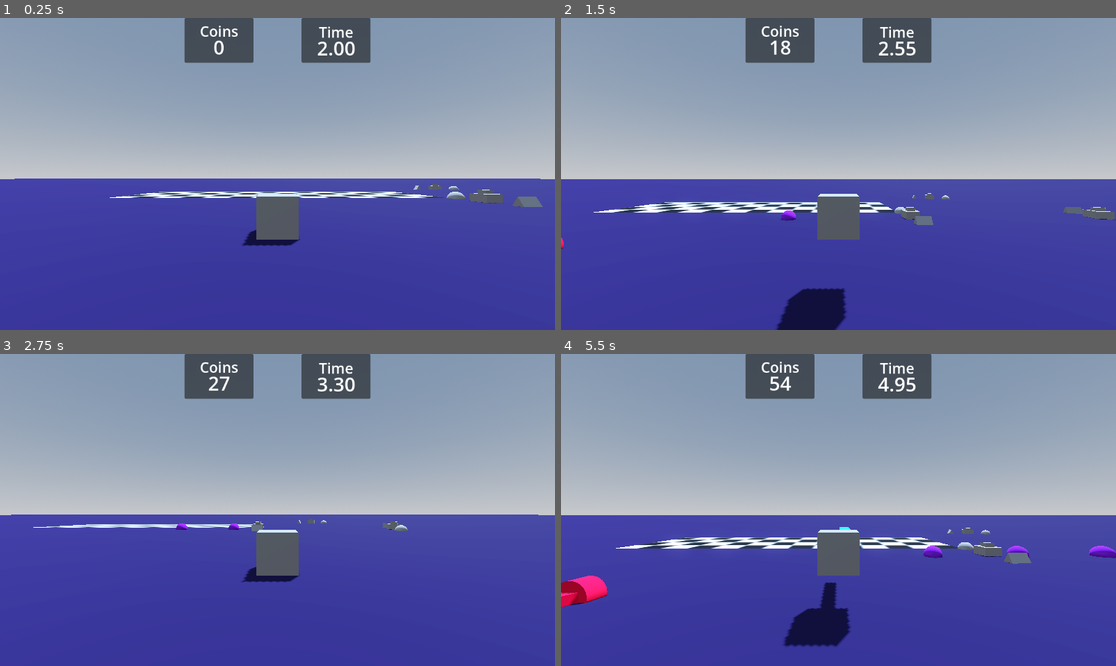
Above: before the commit, frames 1-4 (two rows, left to right).
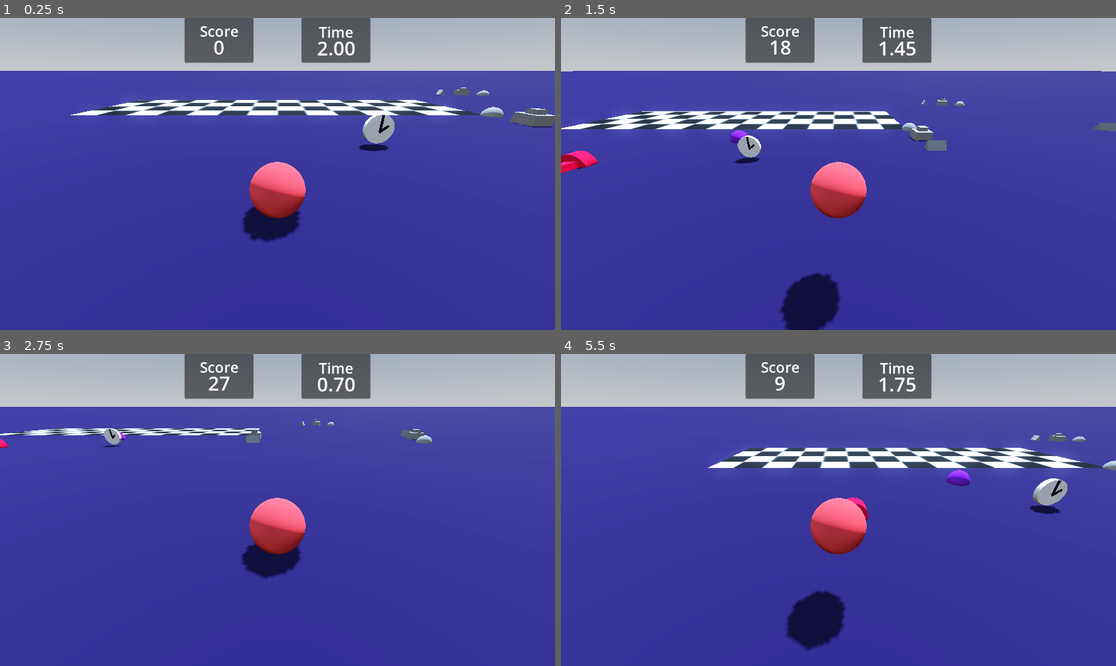
Above: after the commit, the same moments.

Repository: HyperGameDev/Hyper-Game-Jam-Template
Game: Godot game, scene res://Main Scenes/main.tscn
The game is run twice, just before and just after one commit, with the same random seed, the same clock (stepped at 60 frames per second) and the same inputs.
Inputs (mouse positions are in pixels of both pictures, inside the frame that each line leads up to):
- Up to frame 1 (0.25 s): no input
- Up to frame 2 (1.5 s): tap Enter (ui_accept) at 0.5, 0.77 s; hold Right (ui_right) 0.53-1.28 s; tap ` (tester) at 0.6, 1.35 s; hold Down (ui_down) from 1.28 s (still down)
- Up to frame 3 (2.75 s): tap Enter (ui_accept) at 1.52 s; release Down (ui_down) at 2.03 s; hold Right (ui_right) from 2.03 s (still down); tap ` (tester) at 2.1 s
- Up to frame 4 (5.5 s): release Right (ui_right) at 2.78 s; hold Up (ui_up) 2.78-3.53 s; tap ` (tester) at 2.85, 3.6, 5.1 s; tap Enter (ui_accept) at 3.02, 3.77, 5.27 s; hold Left (ui_left) 3.53-4.25 s; click (1071, 375) at 4.25 s, where only the run after the commit has a clickable "Restart"; hold Left (ui_left) from 5.03 s (still down)

The runs differ from the first frame. In frame 1, 51% of the frame differs, in the area x 0-100%, y 0-74%; in frame 2, 52%; in frame 3, 51%; in frame 4, 54%, in the area x 0-100%, y 0-96%.
Error after the commit: Parse Error: Class "Spawn" hides a global script class. (res://Game)

Commit message:
JAM-UPDATE
This update was made while jamming in 1 hour, so features are not well implemented.

Added some new options and a new collectible. Tried adding you won/lost but ran out of time during the jam. Improved the doors and walls to be CSG instead of meshes.

Tried adding doors closing but didn't quite get it working. Doors disappear instead of destroying themselves.

New collectible type increases time.

Tried making a checkpoint, didn't finish it.

Hid player weapon.

Added the new scene for this new jam entry "Shape of Time"

Diff:
--- a/Game Aspects/maze_door.gd
+++ b/Game Aspects/maze_door.gd
@@ -1,11 +1,16 @@
-extends StaticBody3D
+extends Node3D
 
 
 # Called when the node enters the scene tree for the first time.
 func _ready():
 	Messenger.open_doors_1.connect(destroy)
+	Messenger.close_doors_1.connect(bringback)
 
+func bringback():
+	$CSGBox3D.use_collision = true
+	$CSGBox3D.visible = true
 
 # Called every frame. 'delta' is the elapsed time since the previous frame.
 func destroy():
-	queue_free()
+	$CSGBox3D.use_collision = false
+	$CSGBox3D.visible = false
--- /dev/null
+++ b/Game Aspects/maze_door2.tscn
@@ -0,0 +1,16 @@
+[gd_scene load_steps=3 format=3 uid="uid://dt31gbq0iosdi"]
+
+[ext_resource type="Script" path="res://Game Aspects/maze_door.gd" id="1_p25eg"]
+
+[sub_resource type="StandardMaterial3D" id="StandardMaterial3D_f3ago"]
+albedo_color = Color(0, 0, 0.352941, 1)
+
+[node name="MazeDoor" type="Node3D"]
+transform = Transform3D(1, 0, 0, 0, 1, 0, 0, 0, 1, 2.8178, 0, -7.52292)
+script = ExtResource("1_p25eg")
+
+[node name="CSGBox3D" type="CSGBox3D" parent="."]
+transform = Transform3D(1, 0, 0, 0, 1, 0, 0, 0, 1, 0.0858917, 0.990723, 0)
+material_override = SubResource("StandardMaterial3D_f3ago")
+use_collision = true
+size = Vector3(10.7293, 8.12646, 1)
--- a/Game Aspects/maze_wall_01.tscn
+++ b/Game Aspects/maze_wall_01.tscn
@@ -1,16 +1,12 @@
-[gd_scene load_steps=3 format=3 uid="uid://bsvo68bfmmc3f"]
+[gd_scene load_steps=2 format=3 uid="uid://bsvo68bfmmc3f"]
 
-[sub_resource type="BoxMesh" id="BoxMesh_4jfwk"]
-size = Vector3(6.54, 3.65, 0.165)
+[sub_resource type="StandardMaterial3D" id="StandardMaterial3D_f3ago"]
+albedo_color = Color(1, 0.792157, 0.105882, 1)
 
-[sub_resource type="ConvexPolygonShape3D" id="ConvexPolygonShape3D_edhjm"]
-points = PackedVector3Array(3.27, 1.825, 0.0825, 3.27, 1.825, -0.0825, -3.27, 1.825, 0.0825, 3.27, -1.825, 0.0825, 3.27, -1.825, -0.0825, -3.27, 1.825, -0.0825, -3.27, -1.825, 0.0825, -3.27, -1.825, -0.0825)
+[node name="MazeWall" type="Node3D"]
 
-[node name="MazeWall" type="StaticBody3D"]
-
-[node name="WallMesh" type="MeshInstance3D" parent="."]
-mesh = SubResource("BoxMesh_4jfwk")
-skeleton = NodePath("../../../WorldEnvironment")
-
-[node name="WallCollision" type="CollisionShape3D" parent="."]
-shape = SubResource("ConvexPolygonShape3D_edhjm")
+[node name="CSGBox3D" type="CSGBox3D" parent="."]
+transform = Transform3D(1, 0, 0, 0, 1, 0, 0, 0, 1, 0.0858917, 0.990723, 0)
+material_override = SubResource("StandardMaterial3D_f3ago")
+use_collision = true
+size = Vector3(10.7293, 8.12646, 1)
--- a/Game Aspects/player.tscn
+++ b/Game Aspects/player.tscn
@@ -7,7 +7,10 @@
 [sub_resource type="ConvexPolygonShape3D" id="ConvexPolygonShape3D_fh1ra"]
 points = PackedVector3Array(0.5, 0.5, 0.5, 0.5, 0.5, -0.5, -0.5, 0.5, 0.5, 0.5, -0.5, 0.5, 0.5, -0.5, -0.5, -0.5, 0.5, -0.5, -0.5, -0.5, 0.5, -0.5, -0.5, -0.5)
 
-[sub_resource type="BoxMesh" id="BoxMesh_vqgox"]
+[sub_resource type="SphereMesh" id="SphereMesh_cssmp"]
+
+[sub_resource type="StandardMaterial3D" id="StandardMaterial3D_gkwbk"]
+albedo_color = Color(1, 0.282353, 0.301961, 1)
 
 [sub_resource type="BoxMesh" id="BoxMesh_dytbt"]
 size = Vector3(2.815, 0.205, 0.35)
@@ -30,16 +33,18 @@
 shape = SubResource("ConvexPolygonShape3D_fh1ra")
 
 [node name="Camera3D" type="Camera3D" parent="."]
-transform = Transform3D(1, 0, 0, 0, 0.999743, -0.0226873, 0, 0.0226873, 0.999743, 0, 0.927, 5.305)
+transform = Transform3D(1, 0, 0, 0, 0.891007, 0.453991, 0, -0.453991, 0.891007, 0, 1.917, 3.135)
 
 [node name="Player_Mesh" type="MeshInstance3D" parent="."]
-mesh = SubResource("BoxMesh_vqgox")
+mesh = SubResource("SphereMesh_cssmp")
+surface_material_override/0 = SubResource("StandardMaterial3D_gkwbk")
 
 [node name="Player_Collision" type="CollisionShape3D" parent="."]
 shape = SubResource("ConvexPolygonShape3D_fh1ra")
 
 [node name="Weapon_Area" type="Area3D" parent="."]
 transform = Transform3D(-4.37114e-08, 0, -1, 0, 1, 0, 1, 0, -4.37114e-08, 0.219016, 0.332664, -1.48956)
+visible = false
 script = ExtResource("3_qw486")
 
 [node name="Weapon" type="MeshInstance3D" parent="Weapon_Area"]
--- a/Game Aspects/spawn.gd
+++ b/Game Aspects/spawn.gd
@@ -16,6 +16,8 @@
 @export_group("Collectible Settings")
 @export var collectible_points = 1
 @export var collectible_despawn_time = .1
+@export var spawn_adds_time = false
+@export var spawn_opens_door = false
 
 
 
@@ -39,6 +41,12 @@
 			if area.is_in_group("Detectable"):
 				$Spawn_Mesh.visible = false
 				Messenger.add_point.emit(collectible_points)
+				if spawn_adds_time:
+					var time_to_add: float = 2
+					Messenger.add_time.emit(time_to_add)
+				if spawn_opens_door:
+					Messenger.open_doors_1.emit()
+
 
 			await get_tree().create_timer(collectible_despawn_time).timeout
 			queue_free()
--- /dev/null
+++ b/Game Aspects/spawn_clock.gd
@@ -0,0 +1,44 @@
+extends Node3D
+
+class_name Spawn
+
+@export_category("Spawn Movement")
+@export var spawn_moving = true
+@export var spawn_direction = Vector3(1,0,0)
+@export_range(0, .1) var spawn_velocity = 5
+
+@export_category("Spawn Properties")
+@export var spawn_appearance : PackedScene
+@export var spawn_is_enemy = false
+@export var spawn_is_collectible = true
+@export_group("Enemy Settings")
+@export var enemy_instakills = true
+@export_group("Collectible Settings")
+@export var collectible_points = 1
+@export var collectible_despawn_time = .1
+
+
+
+
+func _ready():
+	$Spawn_Area.area_entered.connect(player_collided)
+	if !spawn_appearance == null:
+		get_node("Spawn_Mesh").add_child(spawn_appearance.instantiate())
+
+func _process(delta):
+	if spawn_moving:
+		position += spawn_velocity * spawn_direction.normalized() * delta
+
+func player_collided(area):
+	if area.is_in_group("Detectable"):
+		if spawn_is_enemy and enemy_instakills:
+			Messenger.player_dead.emit()
+			Messenger.game_over.emit()
+
+		if spawn_is_collectible:
+			if area.is_in_group("Detectable"):
+				$Spawn_Mesh.visible = false
+				Messenger.add_point.emit(collectible_points)
+
+			await get_tree().create_timer(collectible_despawn_time).timeout
+			queue_free()
--- /dev/null
+++ b/Game Aspects/spawn_clock.tscn
@@ -0,0 +1,59 @@
+[gd_scene load_steps=9 format=3 uid="uid://divnxn4mxielj"]
+
+[ext_resource type="Script" path="res://Game Aspects/spawn.gd" id="1_mnkdy"]
+
+[sub_resource type="SphereShape3D" id="SphereShape3D_l8k26"]
+
+[sub_resource type="CylinderMesh" id="CylinderMesh_picjd"]
+height = 0.2
+
+[sub_resource type="StandardMaterial3D" id="StandardMaterial3D_6lmbc"]
+
+[sub_resource type="PrismMesh" id="PrismMesh_m3drd"]
+size = Vector3(0.55, 1.015, 0.375)
+
+[sub_resource type="BoxMesh" id="BoxMesh_ledp0"]
+size = Vector3(0.08, 0.04, 0.555)
+
+[sub_resource type="StandardMaterial3D" id="StandardMaterial3D_mli7x"]
+albedo_color = Color(0, 0, 0, 1)
+
+[sub_resource type="BoxMesh" id="BoxMesh_vm2bt"]
+size = Vector3(0.08, 0.04, 0.355)
+
+[node name="Spawn" type="Node3D"]
+script = ExtResource("1_mnkdy")
+spawn_direction = Vector3(0, 0, 1)
+spawn_is_enemy = true
+spawn_is_collectible = false
+collectible_points = 10
+
+[node name="Spawn_Area" type="Area3D" parent="."]
+
+[node name="CollisionShape3D" type="CollisionShape3D" parent="Spawn_Area"]
+shape = SubResource("SphereShape3D_l8k26")
+
+[node name="Spawn_Mesh" type="Node3D" parent="."]
+transform = Transform3D(1, 0, 0, 0, -4.37114e-08, -1, 0, 1, -4.37114e-08, 0, 0, 0)
+
+[node name="MeshInstance3D" type="MeshInstance3D" parent="Spawn_Mesh"]
+mesh = SubResource("CylinderMesh_picjd")
+skeleton = NodePath("../../../..")
+surface_material_override/0 = SubResource("StandardMaterial3D_6lmbc")
+
+[node name="MeshInstance3D2" type="MeshInstance3D" parent="Spawn_Mesh"]
+transform = Transform3D(1, 0, 0, 0, 1, 0, 0, 0, 1, 0, 0.694297, 0)
+visible = false
+mesh = SubResource("PrismMesh_m3drd")
+skeleton = NodePath("../../../..")
+surface_material_override/0 = SubResource("StandardMaterial3D_6lmbc")
+
+[node name="MeshInstance3D3" type="MeshInstance3D" parent="Spawn_Mesh"]
+transform = Transform3D(1, 0, 0, 0, 1, 0, 0, 0, 1, 0.02133, 0.102215, -0.21196)
+mesh = SubResource("BoxMesh_ledp0")
+surface_material_override/0 = SubResource("StandardMaterial3D_mli7x")
+
+[node name="MeshInstance3D4" type="MeshInstance3D" parent="Spawn_Mesh"]
+transform = Transform3D(0.633138, -3.38343e-08, -0.774039, 3.38343e-08, 1, -1.60361e-08, 0.774039, -1.60361e-08, 0.633138, 0.137236, 0.102215, -0.0179132)
+mesh = SubResource("BoxMesh_vm2bt")
+surface_material_override/0 = SubResource("StandardMaterial3D_mli7x")
--- /dev/null
+++ b/Jam Scenes/ShapeOfTime/shape_of_time.gd
@@ -0,0 +1,11 @@
+extends Node
+
+
+# Called when the node enters the scene tree for the first time.
+func _ready():
+	pass # Replace with function body.
+
+
+# Called every frame. 'delta' is the elapsed time since the previous frame.
+func _process(delta):
+	pass
--- /dev/null
+++ b/Jam Scenes/ShapeOfTime/shape_of_time.tscn
@@ -0,0 +1,104 @@
+[gd_scene load_steps=17 format=3 uid="uid://bnribbkobvjug"]
+
+[ext_resource type="Script" path="res://Jam Scenes/ShapeOfTime/shape_of_time.gd" id="1_1dqeu"]
+[ext_resource type="PackedScene" uid="uid://rkba7etkgvan" path="res://UI/ui.tscn" id="1_vfy1u"]
+[ext_resource type="PackedScene" uid="uid://cony25eh2s7r5" path="res://Game Aspects/player.tscn" id="2_ojmoq"]
+[ext_resource type="PackedScene" uid="uid://bd37hkqpxvoy8" path="res://Game Aspects/ground.tscn" id="3_keah6"]
+[ext_resource type="PackedScene" uid="uid://buurv000eq5jx" path="res://Game Aspects/environment.tscn" id="4_0ixj4"]
+[ext_resource type="PackedScene" uid="uid://bsvo68bfmmc3f" path="res://Game Aspects/maze_wall_01.tscn" id="5_gxmjh"]
+[ext_resource type="PackedScene" uid="uid://dt31gbq0iosdi" path="res://Game Aspects/maze_door2.tscn" id="6_u5nu4"]
+[ext_resource type="PackedScene" uid="uid://divnxn4mxielj" path="res://Game Aspects/spawn_clock.tscn" id="8_u6gsn"]
+[ext_resource type="Script" path="res://Main Scenes/Finish-Line.gd" id="9_jgaik"]
+[ext_resource type="PackedScene" uid="uid://cvrx5pd67sotw" path="res://Game Aspects/finish_line.tscn" id="10_ui0tm"]
+
+[sub_resource type="PlaneMesh" id="PlaneMesh_cgwo2"]
+lightmap_size_hint = Vector2i(27, 23)
+size = Vector2(25, 7)
+
+[sub_resource type="Gradient" id="Gradient_v1lyj"]
+interpolation_mode = 1
+offsets = PackedFloat32Array(0, 0.5)
+
+[sub_resource type="FastNoiseLite" id="FastNoiseLite_0d88t"]
+noise_type = 2
+frequency = 0.002
+fractal_type = 0
+cellular_jitter = 0.0
+cellular_return_type = 0
+
+[sub_resource type="NoiseTexture2D" id="NoiseTexture2D_n8umj"]
+color_ramp = SubResource("Gradient_v1lyj")
+noise = SubResource("FastNoiseLite_0d88t")
+
+[sub_resource type="StandardMaterial3D" id="StandardMaterial3D_5cqgw"]
+albedo_texture = SubResource("NoiseTexture2D_n8umj")
+uv1_scale = Vector3(-0.275, -0.275, -0.275)
+uv1_triplanar = true
+uv1_world_triplanar = true
+
+[sub_resource type="ConvexPolygonShape3D" id="ConvexPolygonShape3D_tch6w"]
+points = PackedVector3Array(12.5, 3.5, 3.5, 12.5, 3.5, -3.5, -12.5, 3.5, 3.5, 12.5, -3.5, 3.5, 12.5, -3.5, -3.5, -12.5, 3.5, -3.5, -12.5, -3.5, 3.5, -12.5, -3.5, -3.5)
+
+[node name="Node" type="Node"]
+script = ExtResource("1_1dqeu")
+
+[node name="UI" parent="." instance=ExtResource("1_vfy1u")]
+timer_length = 2.0
+
+[node name="Player" parent="." groups=["Detectable"] instance=ExtResource("2_ojmoq")]
+transform = Transform3D(1, 0, 0, 0, 1, 0, 0, 0, 1, 1.19159, 0.547734, 0)
+
+[node name="Ground" parent="." instance=ExtResource("3_keah6")]
+
+[node name="WorldEnvironment" parent="." instance=ExtResource("4_0ixj4")]
+sun_color = Color(0.737255, 0.854902, 1, 1)
+sun_energy = 0.945
+
+[node name="Room1" type="Node3D" parent="."]
+
+[node name="MazeWall" parent="Room1" instance=ExtResource("5_gxmjh")]
+transform = Transform3D(1, 0, 0, 0, 1, 0, 0, 0, 1, 1.19692, 0, 11.5974)
+
+[node name="MazeDoor" parent="Room1" instance=ExtResource("6_u5nu4")]
+
+[node name="MazeWall2" parent="Room1" instance=ExtResource("5_gxmjh")]
+transform = Transform3D(-4.37114e-08, 0, 1, 0, 1, 0, -1, 0, -4.37114e-08, -2.57535, 0, -2.06351)
+
+[node name="MazeWall3" parent="Room1" instance=ExtResource("5_gxmjh")]
+transform = Transform3D(-4.37114e-08, 0, 1, 0, 1, 0, -1, 0, -4.37114e-08, 4.60691, 0, -2.06351)
+
+[node name="MazeWall4" parent="Room1" instance=ExtResource("5_gxmjh")]
+transform = Transform3D(-4.37114e-08, 0, 1, 0, 1, 0, -1, 0, -4.37114e-08, -2.57535, 0, 6.6068)
+
+[node name="MazeWall5" parent="Room1" instance=ExtResource("5_gxmjh")]
+transform = Transform3D(-4.37114e-08, 0, 1, 0, 1, 0, -1, 0, -4.37114e-08, 4.60691, 0, 6.6068)
+
+[node name="Spawn" parent="." instance=ExtResource("8_u6gsn")]
+transform = Transform3D(1, 0, 0, 0, 1, 0, 0, 0, 1, 1.08271, 2.21418, 8.63266)
+spawn_moving = false
+spawn_is_enemy = false
+spawn_is_collectible = true
+enemy_instakills = false
+collectible_points = 1
+spawn_adds_time = true
+spawn_opens_door = true
+
+[node name="Checkpoint" type="Area3D" parent="."]
+transform = Transform3D(1, 0, 0, 0, 1, 0, 0, 0, 1, 0, -5.49203, -11.5948)
+script = ExtResource("9_jgaik")
+finish_line_visible = true
+is_checkpoint = true
+
+[node name="Finish-Line_Mesh" type="MeshInstance3D" parent="Checkpoint"]
+transform = Transform3D(1, 0, 0, 0, 1, 0, 0, 0, 1, 0, 0.01, 0)
+visible = false
+sorting_use_aabb_center = false
+mesh = SubResource("PlaneMesh_cgwo2")
+surface_material_override/0 = SubResource("StandardMaterial3D_5cqgw")
+
+[node name="Finish-Line_Collision" type="CollisionShape3D" parent="Checkpoint"]
+shape = SubResource("ConvexPolygonShape3D_tch6w")
+
+[node name="Finish-Line" parent="." instance=ExtResource("10_ui0tm")]
+transform = Transform3D(1, 0, 0, 0, 1, 0, 0, 0, 1, 0, 0, -26.7654)
+finish_line_visible = true
--- a/Main Scenes/CharacterBody3D.gd
+++ b/Main Scenes/CharacterBody3D.gd
@@ -16,6 +16,8 @@
 	Messenger.player_dead.connect(kill_player)
 	Messenger.on_bought_prism.connect(bought_prism)
 	Messenger.on_bought_square.connect(bought_square)
+
+	add_to_group("Detectable")
 
 func bought_prism():
 	$Player_Mesh_Square.visible = false
--- a/Main Scenes/Finish-Line.gd
+++ b/Main Scenes/Finish-Line.gd
@@ -1,6 +1,8 @@
 extends Area3D
 
 @export var finish_line_visible = false
+@export var is_checkpoint = false
+@export var wins_game = true
 
 # Called when the node enters the scene tree for the first time.
 func _ready():
@@ -10,4 +12,9 @@
 
 func crossed(area):
 	if area.is_in_group("Detectable"):
-		Messenger.game_over.emit()
+		if wins_game:
+			Messenger.game_win.emit()
+		if !is_checkpoint:
+			Messenger.game_over.emit()
+		if is_checkpoint:
+			Messenger.close_doors_1.emit()
--- a/Main Scenes/main.tscn
+++ b/Main Scenes/main.tscn
@@ -9,6 +9,7 @@
 [ext_resource type="Script" path="res://Game Aspects/spawncontrol.gd" id="8_8r13o"]
 [ext_resource type="PackedScene" uid="uid://dtopi63n0n2rp" path="res://Game Aspects/spawn_point.tscn" id="8_o034l"]
 [ext_resource type="PackedScene" uid="uid://bshtrnrok0f5t" path="res://Game Aspects/spawn2.tscn" id="10_qy0vc"]
+[ext_resource type="PackedScene" uid="uid://divnxn4mxielj" path="res://Game Aspects/spawn_clock.tscn" id="10_uryoi"]
 
 [node name="main" type="Node"]
 
@@ -18,13 +19,13 @@
 
 [node name="UI" parent="." instance=ExtResource("1_tsci8")]
 timer_length = 2.0
-timer_countup = true
 
 [node name="Player" parent="." groups=["Detectable"] instance=ExtResource("3_viqpx")]
 
 [node name="Ground" parent="." instance=ExtResource("4_fng86")]
 
 [node name="Finish-Line" parent="." instance=ExtResource("4_sro01")]
+transform = Transform3D(1, 0, 0, 0, 1, 0, 0, 0, 1, 0, 0.01, -12.851)
 finish_line_visible = true
 
 [node name="Spatial_Context" type="Node3D" parent="."]
@@ -50,3 +51,13 @@
 [node name="Spawn_Point2" parent="Spawn_Controller" instance=ExtResource("8_o034l")]
 transform = Transform3D(1, 0, 0, 0, 1, 0, 0, 0, 1, 1.7341, 0.0989643, -6.73285)
 spawn_object = ExtResource("10_qy0vc")
+
+[node name="Spawn" parent="." instance=ExtResource("10_uryoi")]
+transform = Transform3D(1, 0, 0, 0, 1, 0, 0, 0, 1, 3.51971, 0.60124, -3.89465)
+spawn_moving = false
+spawn_is_enemy = false
+spawn_is_collectible = true
+enemy_instakills = false
+collectible_points = 1
+spawn_adds_time = true
+spawn_opens_door = true
--- a/Management/messenger.gd
+++ b/Management/messenger.gd
@@ -4,9 +4,12 @@
 signal player_dead
 
 signal add_point
+signal add_time
 
 signal open_doors_1
+signal close_doors_1
 signal you_won
+signal game_win
 
 signal on_bought_square
 signal on_bought_prism
--- a/UI/Time-Panel.gd
+++ b/UI/Time-Panel.gd
@@ -7,6 +7,7 @@
 
 
 func _ready():
+	Messenger.add_time.connect(on_add_time)
 	if get_owner().timer_visible:
 		self.visible = true
 	self.visible = get_owner().timer_visible
@@ -30,6 +31,7 @@
 	if time_shown <= 0.00:
 		get_owner().timer_autostart = false
 		%Time.text = str(0)
+		Messenger.game_over.emit()
 
 	if get_owner().timer_for_racing and !race_begun:
 		if Input.is_action_pressed("ui_left") or Input.is_action_pressed("ui_right") or Input.is_action_pressed("ui_up") or Input.is_action_pressed("ui_down"):
@@ -37,6 +39,9 @@
 			await get_tree().create_timer(1.0).timeout
 			race_begun = true
 
+func on_add_time(time_to_add):
+	print(time_to_add, " is trying to be added")
+	time_shown += time_to_add
 
 func count():
 	if time_shown > 60.0:
--- a/UI/ui.gd
+++ b/UI/ui.gd
@@ -16,10 +16,13 @@
 
 func _ready():
 	Messenger.game_over.connect(end_game)
-	Messenger.you_won.connect(show_win)
+	Messenger.game_win.connect(show_win)
 
 func end_game():
 	timer_autostart = false
+	#%"You Lost".visible = true
+	pass
 
 func show_win():
-	$Label.visible = true
+	#%"You Won".visible = true
+	pass
--- a/UI/ui.tscn
+++ b/UI/ui.tscn
@@ -81,7 +81,6 @@
 theme_override_constants/separation = 100
 
 [node name="Score-Panel" type="Panel" parent="MarginContainer/HBoxContainer"]
-visible = false
 layout_mode = 2
 size_flags_horizontal = 3
 script = ExtResource("2_bfoar")
@@ -105,7 +104,7 @@
 [node name="Score-Label" type="Label" parent="MarginContainer/HBoxContainer/Score-Panel/Score-Box"]
 layout_mode = 2
 theme_override_font_sizes/font_size = 30
-text = "Coins"
+text = "Score"
 horizontal_alignment = 1
 
 [node name="Score" type="Label" parent="MarginContainer/HBoxContainer/Score-Panel/Score-Box"]
@@ -116,7 +115,6 @@
 horizontal_alignment = 1
 
 [node name="Time-Panel" type="Panel" parent="MarginContainer/HBoxContainer"]
-visible = false
 layout_mode = 2
 size_flags_horizontal = 3
 script = ExtResource("2_vby6c")
@@ -150,7 +148,8 @@
 text = "0"
 horizontal_alignment = 1
 
-[node name="Label" type="Label" parent="."]
+[node name="You Won" type="Label" parent="."]
+unique_name_in_owner = true
 visible = false
 anchors_preset = 8
 anchor_left = 0.5
@@ -167,5 +166,23 @@
 theme_override_font_sizes/font_size = 100
 text = "You Won!"
 
+[node name="You Lost" type="Label" parent="."]
+unique_name_in_owner = true
+visible = false
+anchors_preset = 8
+anchor_left = 0.5
+anchor_top = 0.5
+anchor_right = 0.5
+anchor_bottom = 0.5
+offset_left = -37.0
+offset_top = -11.5
+offset_right = 37.0
+offset_bottom = 11.5
+grow_horizontal = 2
+grow_vertical = 2
+size_flags_horizontal = 4
+theme_override_font_sizes/font_size = 100
+text = "You Lost..."
+
 [connection signal="pressed" from="BuyMenu/Square" to="BuyMenu" method="_on_square_pressed"]
 [connection signal="pressed" from="BuyMenu/Prism" to="BuyMenu" method="_on_prism_pressed"]
Not shown: 1 places in Game Aspects/player.tscn that only renumber resources
Not shown, added: Jam Scenes/ShapeOfTime/export/index.apple-touch-icon.png.import
Not shown, added: Jam Scenes/ShapeOfTime/export/index.icon.png.import
Not shown, added: Jam Scenes/ShapeOfTime/export/index.png.import
Not shown, added: Jam Scenes/ShapeOfTime/export/score.png.import
Not shown, added: Jam Scenes/ShapeOfTime/export/sot.png.import
Not shown: 1 places in Main Scenes/main.tscn that only renumber resources
Not shown, changed: export_presets.cfg
Not shown, added: Jam Scenes/ShapeOfTime/export/export.zip
Not shown, added: Jam Scenes/ShapeOfTime/export/index.apple-touch-icon.png
Not shown, added: Jam Scenes/ShapeOfTime/export/index.audio.worklet.js
Not shown, added: Jam Scenes/ShapeOfTime/export/index.icon.png
(and 6 more such lines)
